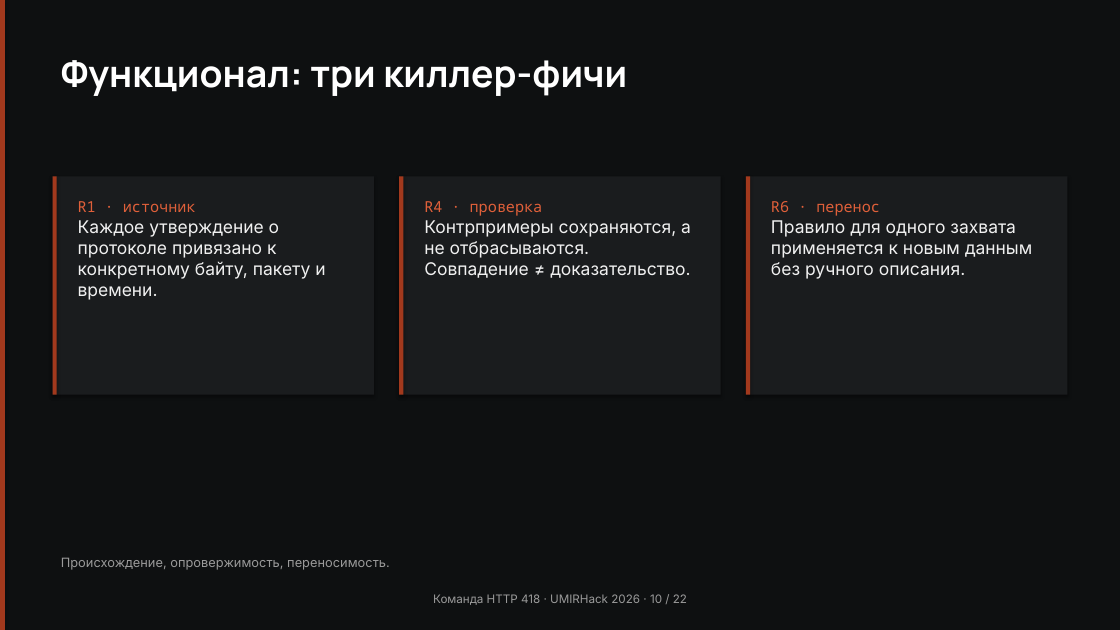
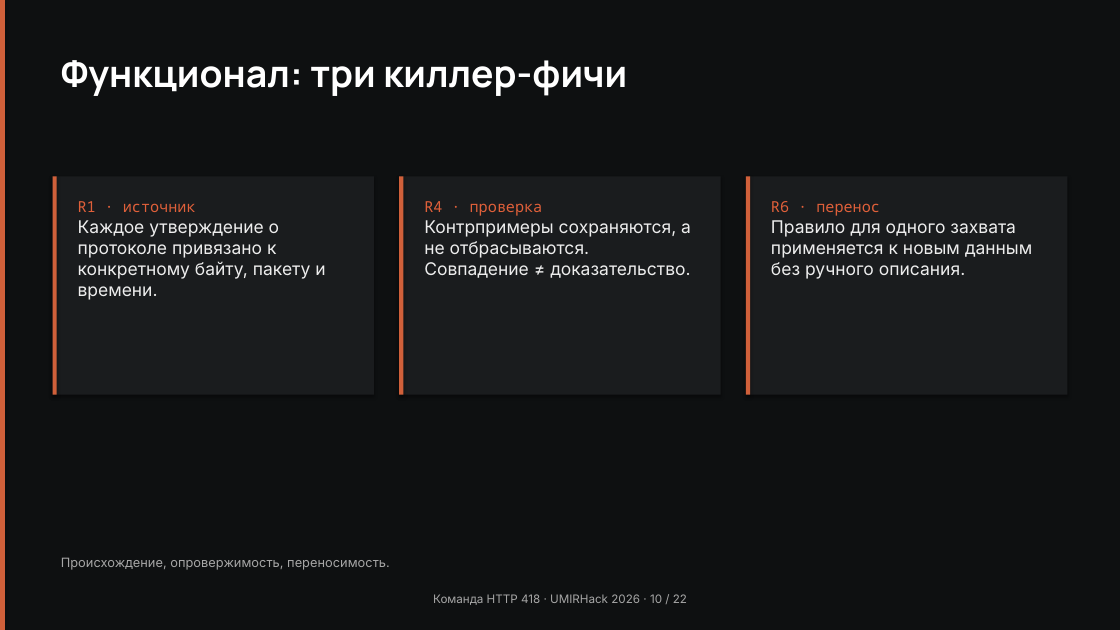
Before and after one commit to Pavel1778/madrigal-protocol-lab, a slide deck: slide 10 of presentation/slides.pptx. Drawn at 1120x630 pixels with LibreOffice and Linux fonts; fonts in the diff are those of the drawing. Boxes give left, top, right and bottom in pixels: in the first picture for what was removed or moved away, otherwise in the second. Text is boxed around its words. In the diff, an @@ line names an element or a change of style, - is before the commit and + after.

```diff
--- a/presentation/slides.pptx
+++ b/presentation/slides.pptx
@@ fill #A2391D to #D0603A in 4 elements at (0, 0, 5, 630), (52, 176, 56, 395), (399, 176, 403, 395), (746, 176, 750, 395) @@
```
Also in this commit, not shown: 21 other slides changed, 38 other files.
